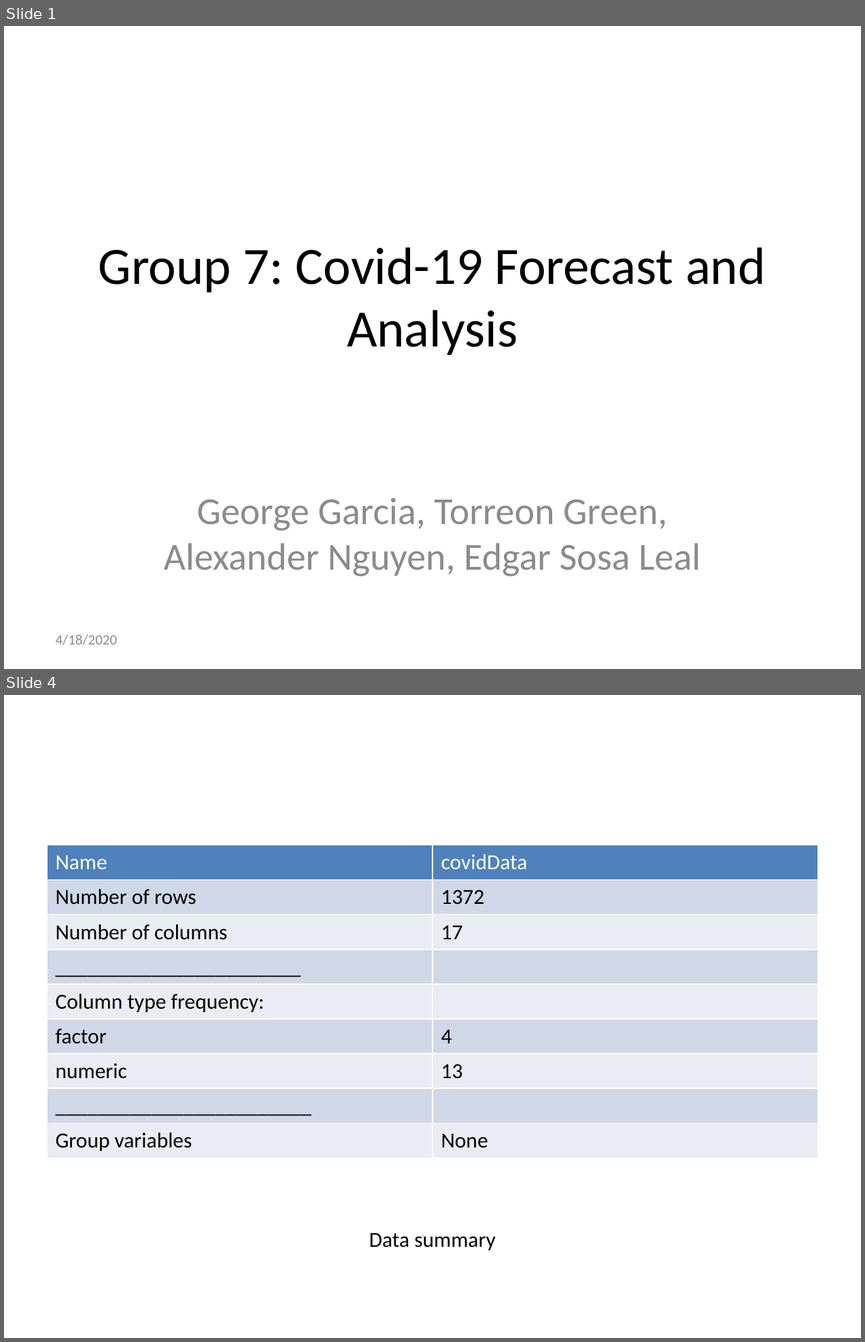
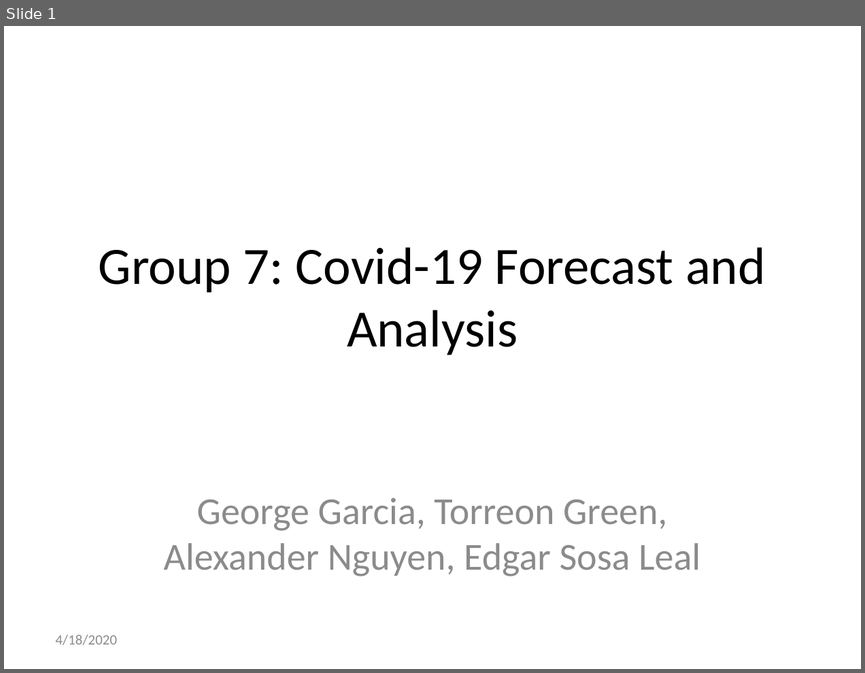
Before and after one commit to GeorgeAaronG/Group-7-Covid-19-ML-Project, a slide deck: covid19.pptx. Shown one above the other, each under a label of ours: slides 1 and 4 before the commit, slide 1 after it; the slides between them are not shown. The pictures are 865x1342 and 865x673 pixels, drawn with LibreOffice and Linux fonts; fonts in the diff are those of the drawing. Boxes give left, top, right and bottom in pixels: in the first picture for what was removed or moved away, otherwise in the second. Text is boxed around its words. In the diff, an @@ line names an element or a change of style, - is before the commit and + after.

```diff
--- a/covid19.pptx
+++ b/covid19.pptx
@@ slide 4 removed at (x1=4, y1=695, x2=861, y2=1338), background #FFFFFF @@
@@ table removed at (x1=47, y1=845, x2=818, y2=1221), 9 rows, 2 columns @@
-Name | covidData
-Number of rows | 1372
-Number of columns | 17
-_______________________ | 
-Column type frequency: | 
-factor | 4
-numeric | 13
-________________________ | 
-Group variables | None
@@ text removed at (x1=369, y1=1232, x2=496, y2=1250) @@
-Data summary
```
Also in this commit, not shown: 6 slides added, 7 other slides removed, 3 other files.
